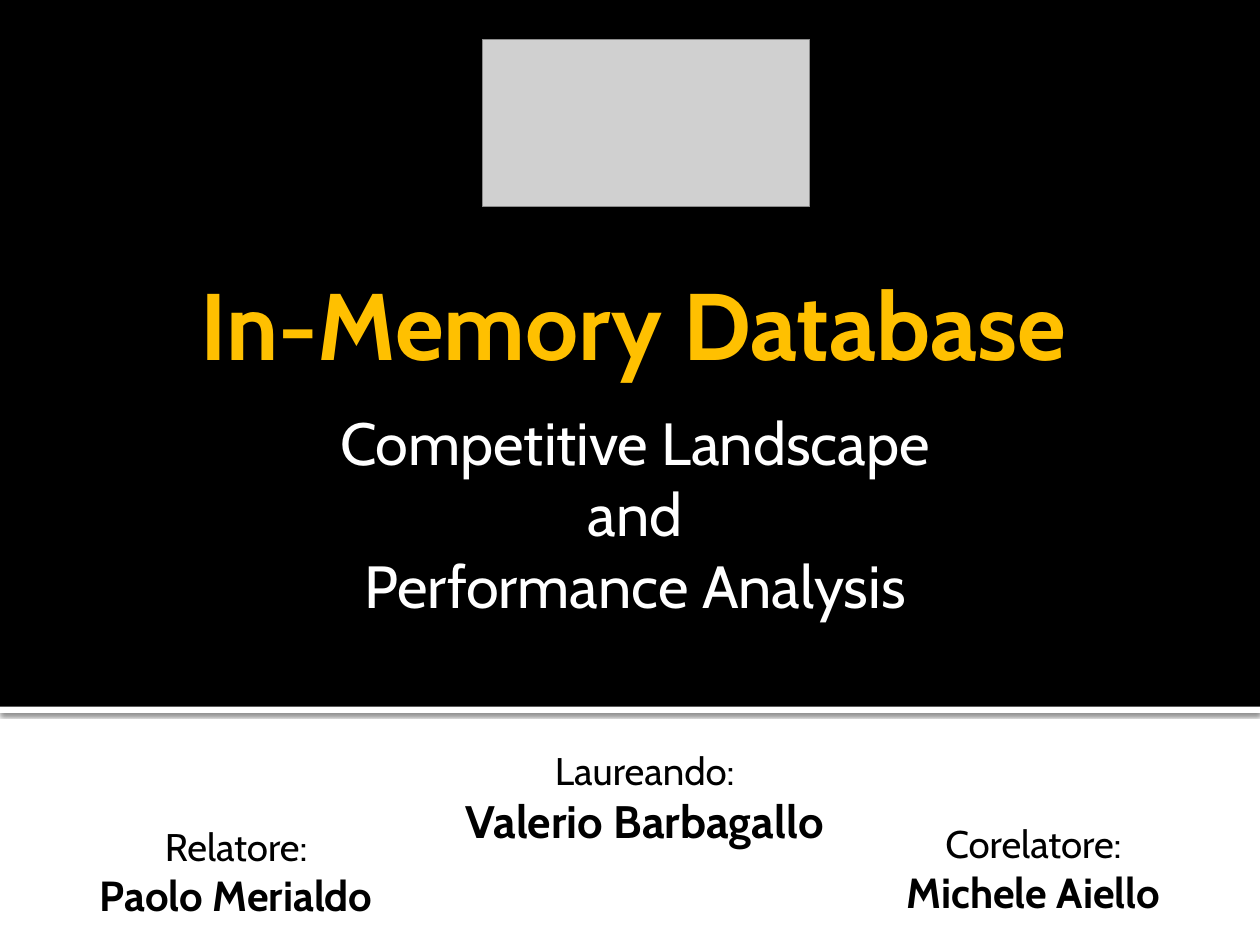
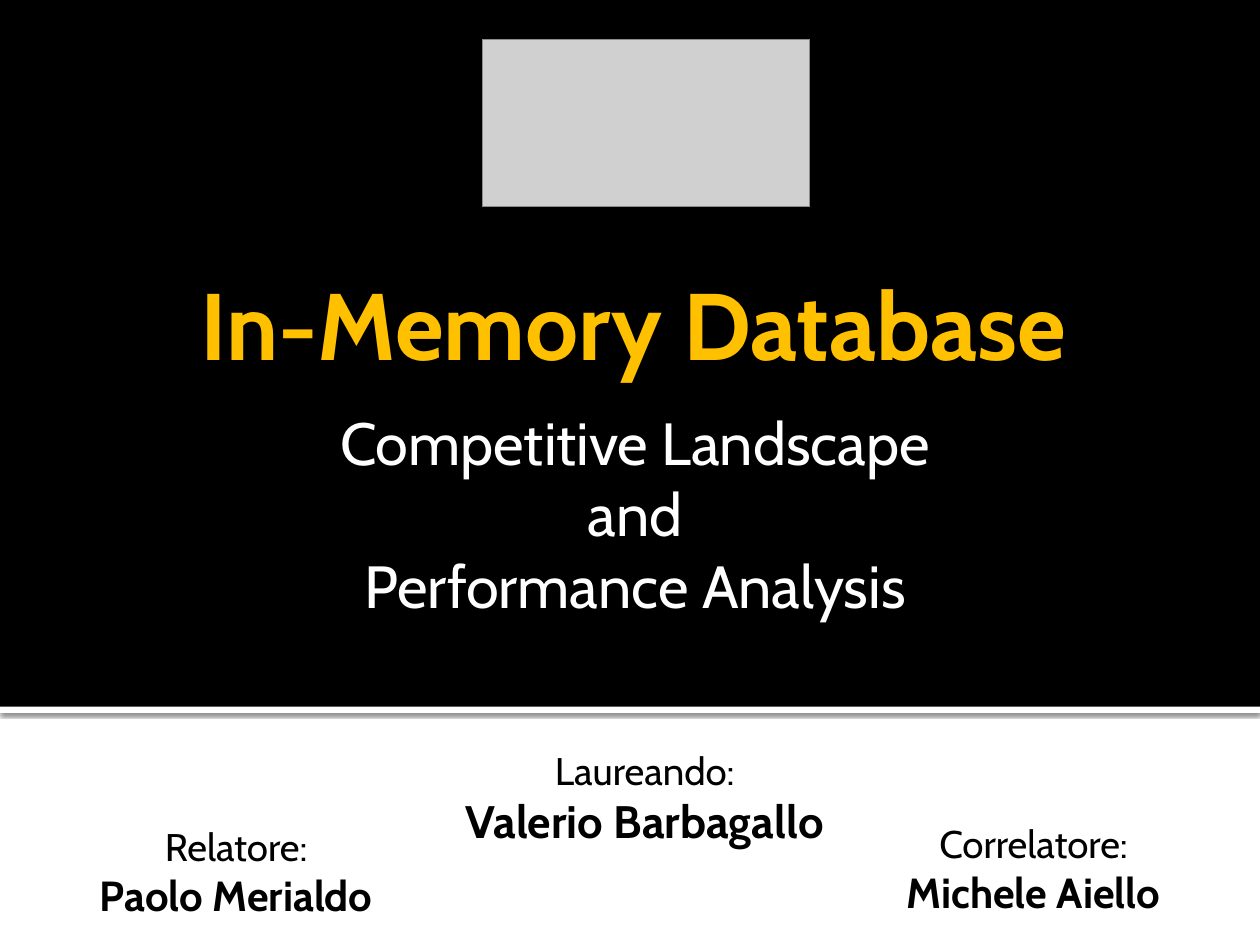
Before and after one commit to rickilama54/portable-db-bench, a slide deck: slide 1 of tesi/presentazione/Barbagallo-IMDB.pptx. Drawn at 1260x945 pixels with LibreOffice and Linux fonts; fonts in the diff are those of the drawing; grey boxes stand for pictures; background and template pictures are left out. Boxes give left, top, right and bottom in pixels: in the first picture for what was removed or moved away, otherwise in the second. Text is boxed around its words. In the diff, an @@ line names an element or a change of style, - is before the commit and + after.

```diff
--- a/tesi/presentazione/Barbagallo-IMDB.pptx
+++ b/tesi/presentazione/Barbagallo-IMDB.pptx
@@ text at (x1=939, y1=829, x2=1128, y2=859): text changed @@
-Corelatore:
+Correlatore:
```
Also in this commit, not shown: 1 other slide changed.
